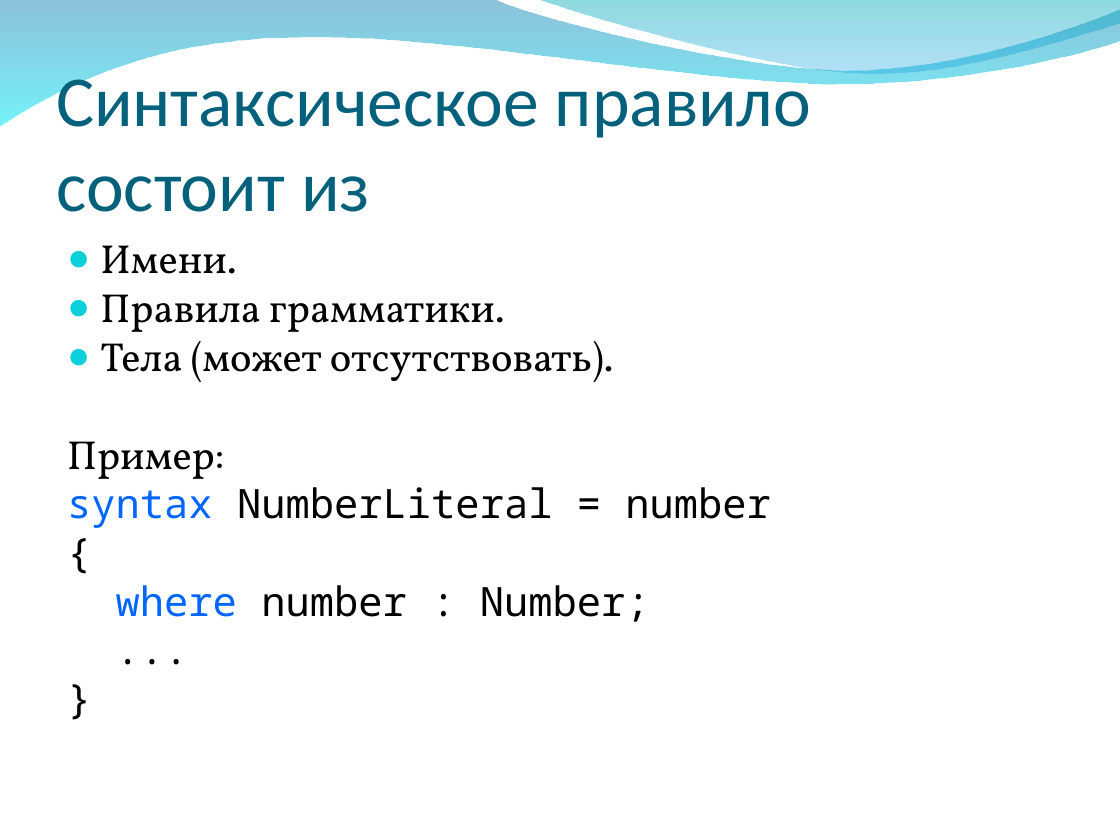
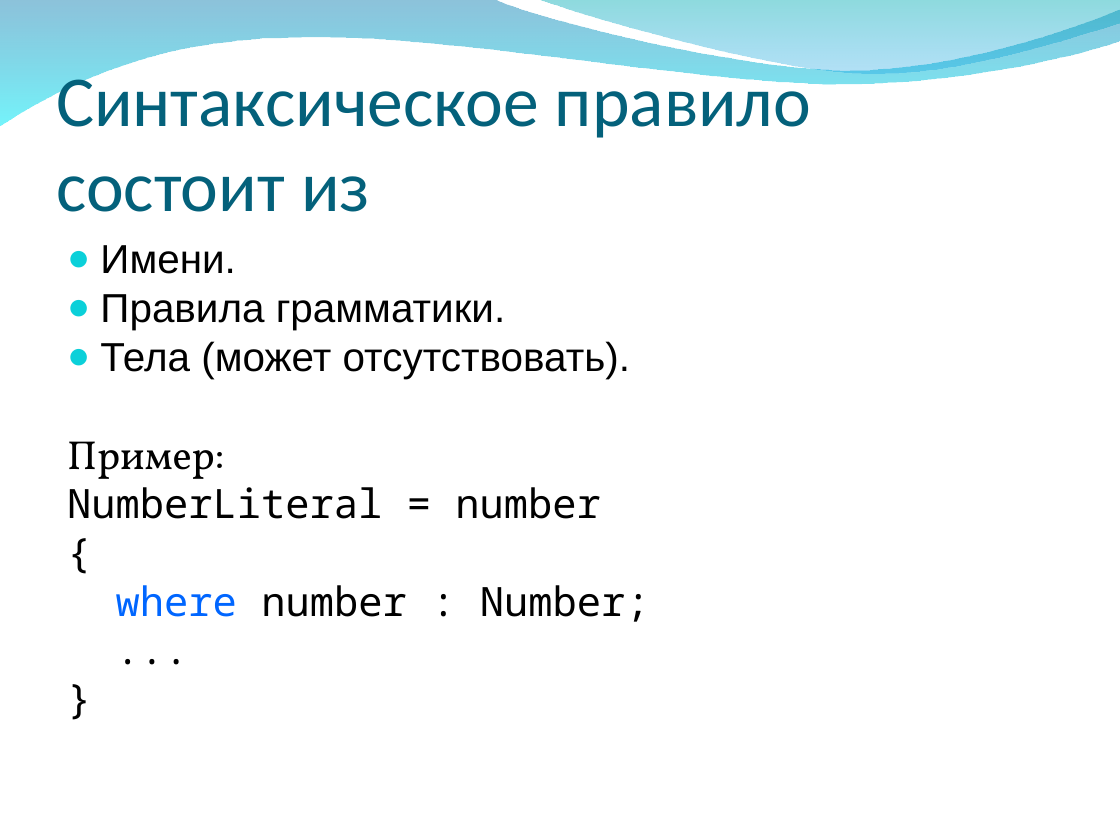
Before and after one commit to VladD2/Nemerle-Articles, a slide deck: slide 17 of N2/N2-Project/N2.ppt (slide 16 before the commit). Drawn at 1120x840 pixels with LibreOffice and Linux fonts; fonts in the diff are those of the drawing; background and template pictures are left out. Boxes give left, top, right and bottom in pixels: in the first picture for what was removed or moved away, otherwise in the second. Text is boxed around its words. In the diff, an @@ line names an element or a change of style, - is before the commit and + after.

```diff
--- a/N2/N2-Project/N2.ppt
+++ b/N2/N2-Project/N2.ppt
@@ text at (100,245,630,379): font Vollkorn to Arial in "Имени.", "Правила грамматики.", "Тела (может отсутствовать)." @@
@@ text at (67,487,601,519): text changed @@
-syntax NumberLiteral = number
+NumberLiteral = number
```
Also in this commit, not shown: 18 other slides changed, 4 slides added.
